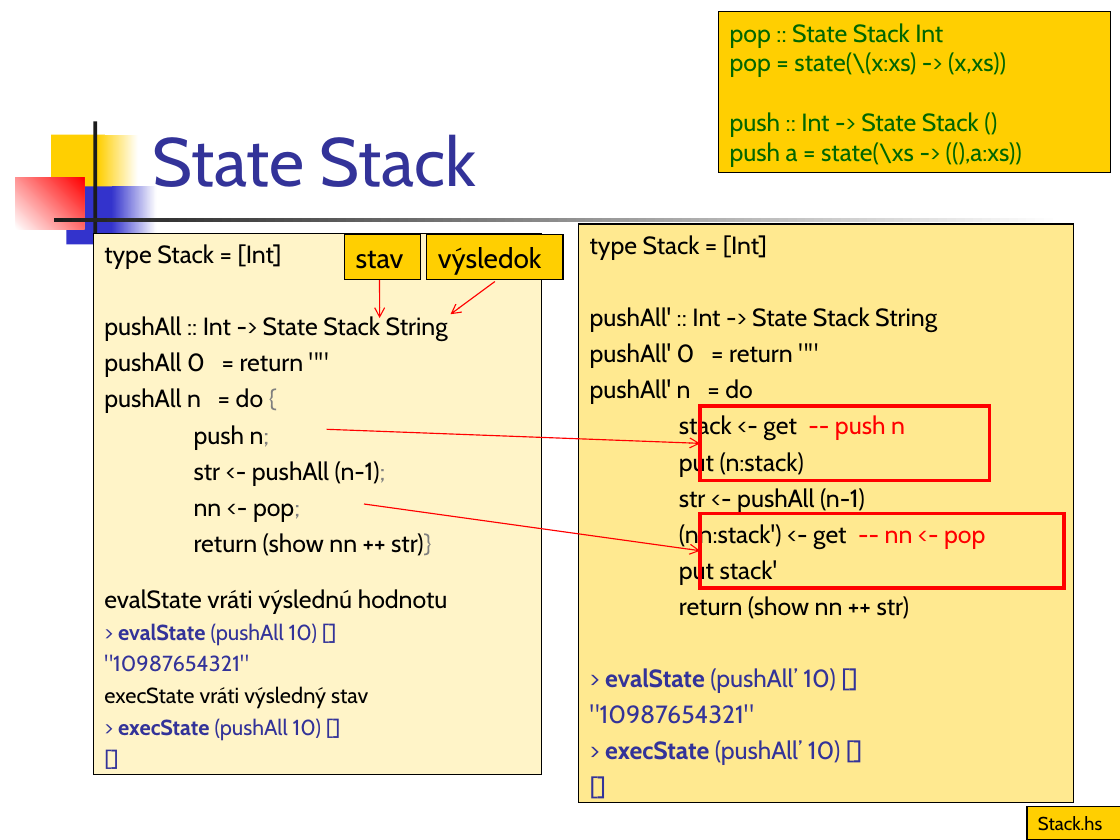
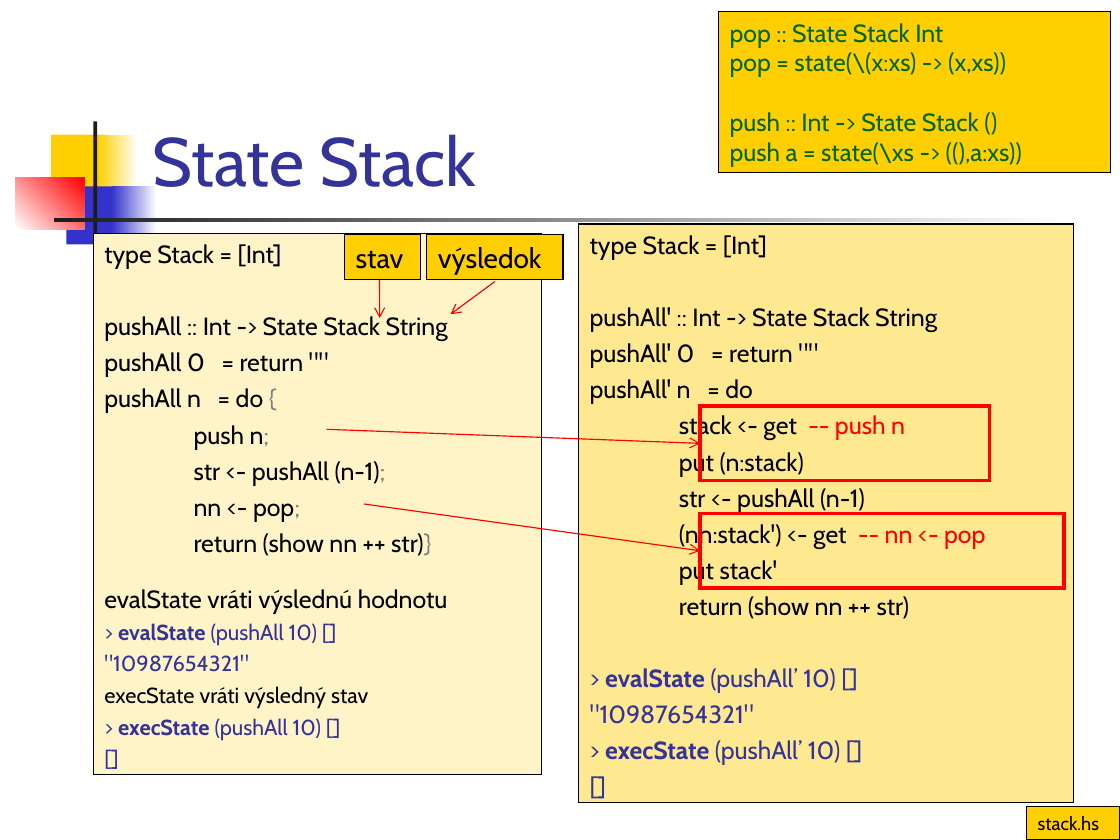
Before and after one commit to Funkcionalne/Prednasky, a slide deck: slide 21 of 13/13_fpro.ppt. Drawn at 1120x840 pixels with LibreOffice and Linux fonts; fonts in the diff are those of the drawing. Boxes give left, top, right and bottom in pixels: in the first picture for what was removed or moved away, otherwise in the second. Text is boxed around its words. In the diff, an @@ line names an element or a change of style, - is before the commit and + after.

```diff
--- a/13/13_fpro.ppt
+++ b/13/13_fpro.ppt
@@ text in rectangle at box(1038, 816, 1099, 831): text changed @@
-Stack.hs
+stack.hs
```
Also in this commit, not shown: 3 other slides changed, 13 other files.
